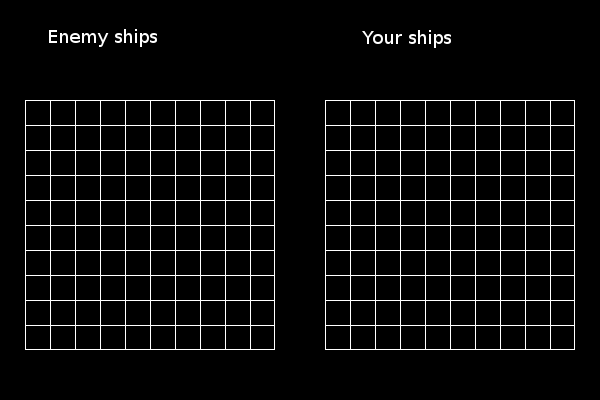
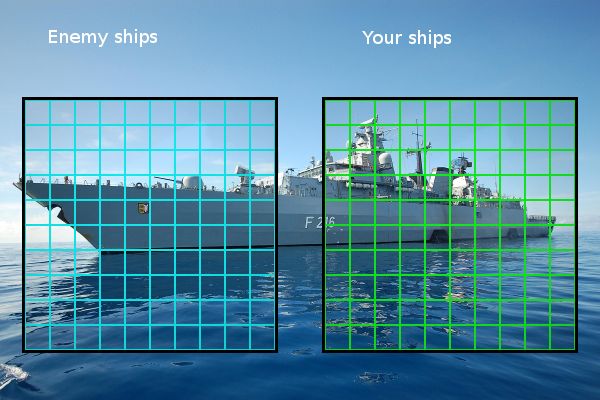
Revision of a layered (600, 400) image; what changed, layer by layer:
added layer "Cadre Right1" above "Cadre Left copy" over [325, 100, 575, 350]
added layer "Cadre Left copy" above "Grid LEFT" over [25, 100, 275, 350]
added layer "Grid LEFT" above "Grid Right" over [25, 100, 275, 350]
painted on "Grid Right" over [325, 100, 575, 350]
removed layer "Grid Left" over [25, 100, 275, 350]
added layer "Background #1" above "Layer" over [0, 0, 600, 400]
